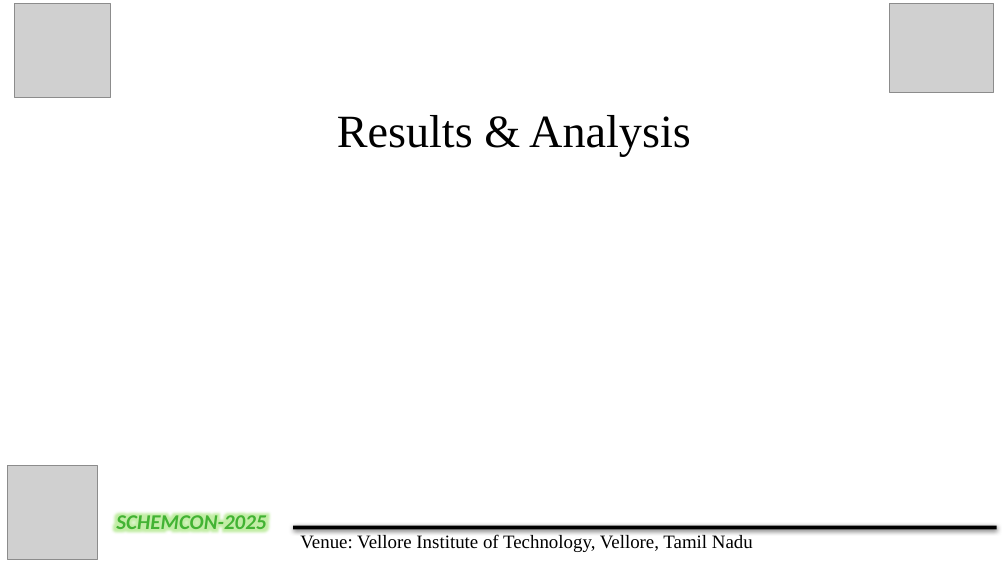
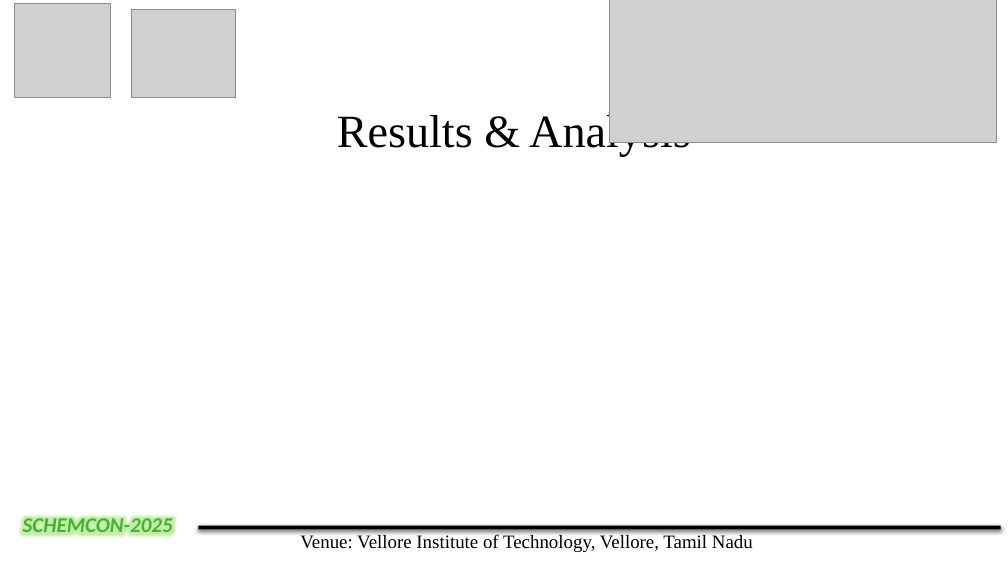
Before and after one commit to 0xPrabhat/Schemcon-Originals, a slide deck: slide 6 of public/Presentation-template.pptx. Drawn at 1008x567 pixels with LibreOffice and Linux fonts; fonts in the diff are those of the drawing; grey boxes stand for pictures. Boxes give left, top, right and bottom in pixels: in the first picture for what was removed or moved away, otherwise in the second. Text is boxed around its words. In the diff, an @@ line names an element or a change of style, - is before the commit and + after.

```diff
--- a/public/Presentation-template.pptx
+++ b/public/Presentation-template.pptx
@@ picture: place and size @@
-picture at <box>889,4,994,92</box>
+picture at <box>131,9,235,98</box>
@@ picture added at <box>609,0,997,142</box> @@
@@ picture removed at <box>8,466,97,560</box> @@
@@ text "SCHEMCON-2025": place and size @@
-text "SCHEMCON-2025" at <box>116,511,266,535</box>
+text "SCHEMCON-2025" at <box>23,515,173,539</box>
@@ rectangle: place and size @@
-rectangle at <box>293,526,997,529</box>
+rectangle at <box>198,526,1000,529</box>
```
Also in this commit, not shown: 9 other slides changed, 25 other files.
